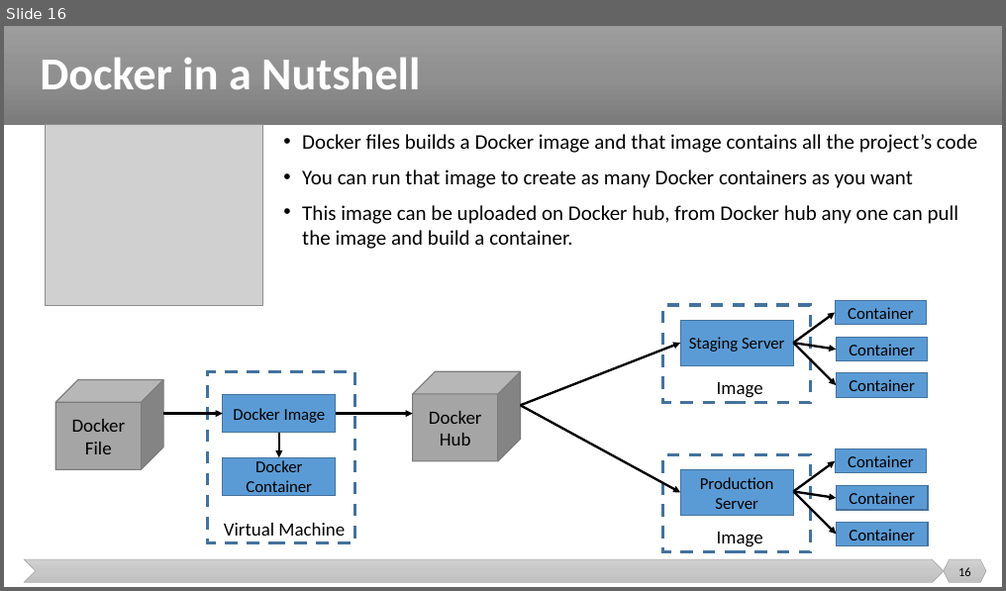
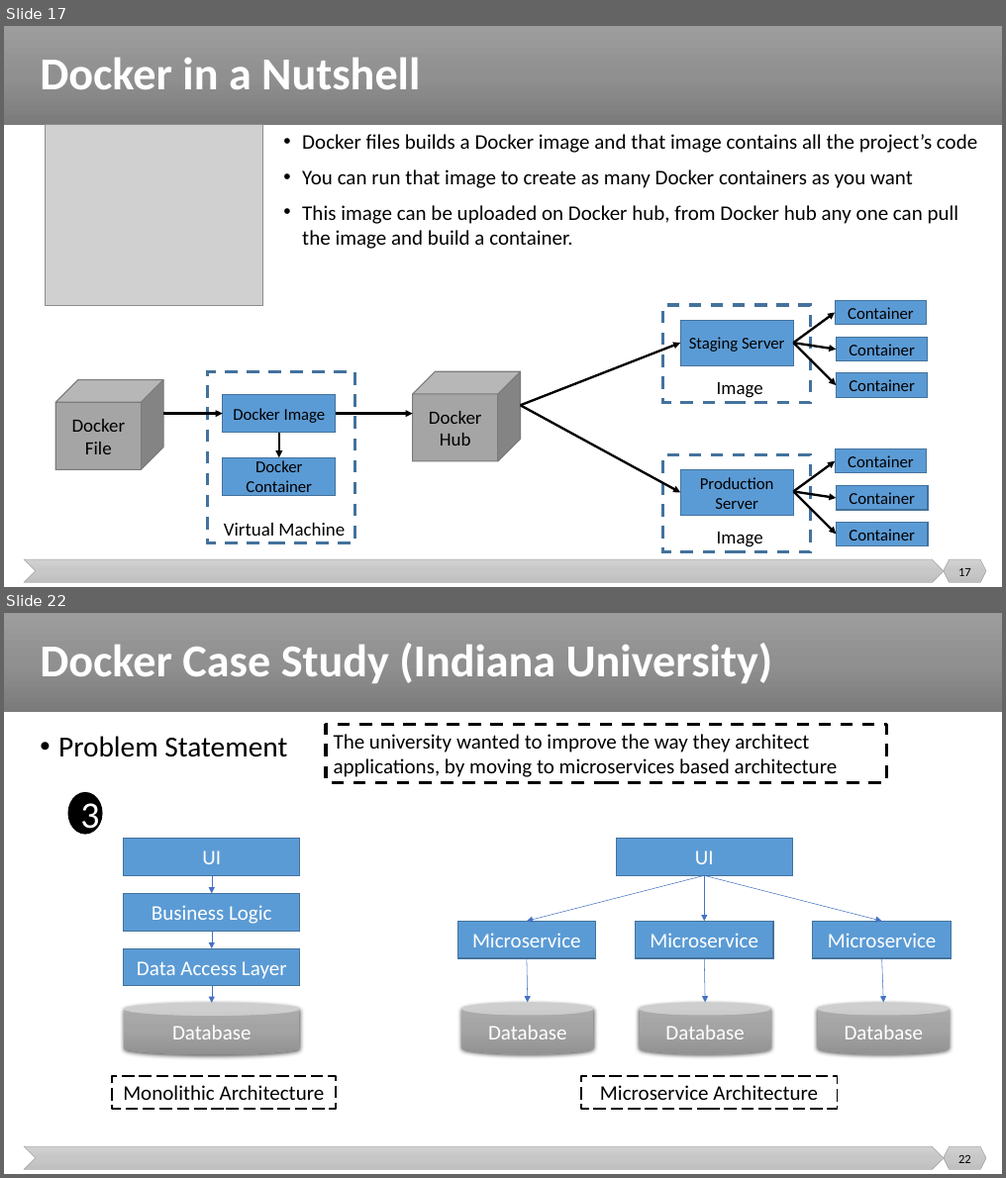
Before and after one commit to malenezi/malenezi, a slide deck: SE489/Lectures/4-Containerization/Containerization.pptx. Shown one above the other, each under a label of ours: slide 16 before the commit, slides 17 and 22 after it; the slides between them are not shown. The pictures are 1006x591 and 1006x1178 pixels, drawn with LibreOffice and Linux fonts; fonts in the diff are those of the drawing; grey boxes stand for pictures. Boxes give left, top, right and bottom in pixels: in the first picture for what was removed or moved away, otherwise in the second. Text is boxed around its words. In the diff, an @@ line names an element or a change of style, - is before the commit and + after.

```diff
--- a/SE489/Lectures/4-Containerization/Containerization.pptx
+++ b/SE489/Lectures/4-Containerization/Containerization.pptx
@@ slide 22 added at [4,613,1002,1174], background #FFFFFF; not listed: 3 template elements that a slide beside it also shows @@
@@ title added at [40,643,773,683], 44 pt, text #FFFFFF, bold @@
+Docker Case Study (Indiana University)
@@ rectangle added at [326,725,887,782], outline #000000 3 pt dashed, 20 pt, text #000000 @@
+The university wanted to improve the way they architect applications, by moving to microservices based architecture
@@ text added at [58,736,287,758], 28 pt, text #000000 @@
+• Problem Statement
@@ ellipse added at [68,792,102,834], fill #000000, outline #000000 1 pt, 36 pt, text #FFFFFF @@
+3
@@ rectangle added at [124,839,300,875], fill #5B9BD5, outline #43739E 1 pt, 20 pt, text #FFFFFF @@
+UI
@@ rectangle added at [617,839,792,875], fill #5B9BD5, outline #43739E 1 pt, 20 pt, text #FFFFFF @@
+UI
@@ arrow added from (212, 875) to (212, 894), #4472C4 0.5 pt @@
@@ arrow added from (705, 875) to (527, 922), #4472C4 0.5 pt @@
@@ arrow added from (705, 875) to (705, 922), #4472C4 0.5 pt @@
@@ arrow added from (705, 875) to (882, 922), #4472C4 0.5 pt @@
@@ rectangle added at [124,894,300,931], fill #5B9BD5, outline #43739E 1 pt, 20 pt, text #FFFFFF @@
+Business Logic
@@ arrow added from (212, 931) to (212, 950), #4472C4 0.5 pt @@
@@ rectangle added at [457,922,596,959], fill #5B9BD5, outline #43739E 1 pt, 20 pt, text #FFFFFF @@
+Microservice
@@ rectangle added at [635,922,773,959], fill #5B9BD5, outline #43739E 1 pt, 20 pt, text #FFFFFF @@
+Microservice
@@ rectangle added at [813,922,951,959], fill #5B9BD5, outline #43739E 1 pt, 20 pt, text #FFFFFF @@
+Microservice
@@ rectangle added at [124,950,300,986], fill #5B9BD5, outline #43739E 1 pt, 20 pt, text #FFFFFF @@
+Data Access Layer
@@ arrow added from (527, 959) to (528, 1002), #4472C4 0.5 pt @@
@@ arrow added from (705, 959) to (706, 1002), #4472C4 0.5 pt @@
@@ arrow added from (882, 959) to (884, 1002), #4472C4 0.5 pt @@
@@ arrow added from (212, 986) to (212, 1003), #4472C4 0.5 pt @@
@@ cylinder added at [124,1003,300,1055], fill gradient #AFAFAF to #A5A5A5 to #939393, 20 pt, text #FFFFFF @@
+Database
@@ cylinder added at [461,1002,593,1054], fill gradient #AFAFAF to #A5A5A5 to #939393, 20 pt, text #FFFFFF @@
+Database
@@ cylinder added at [640,1002,771,1054], fill gradient #AFAFAF to #A5A5A5 to #939393, 20 pt, text #FFFFFF @@
+Database
@@ cylinder added at [818,1002,949,1054], fill gradient #AFAFAF to #A5A5A5 to #939393, 20 pt, text #FFFFFF @@
+Database
@@ rectangle added at [112,1076,336,1109], outline #000000 1.5 pt dashed, 20 pt, text #000000 @@
+Monolithic Architecture
@@ rectangle added at [581,1076,838,1109], outline #000000 1.5 pt dashed, 20 pt, text #000000 @@
+Microservice Architecture
@@ page number added at [958,1156,971,1163], 12 pt, text #000000 @@
+22
@@ what was slide 16 is now slide 17 @@
@@ page number at [958,569,971,576]: text changed @@
-16
+17
```
Also in this commit, not shown: 17 other slides added.
